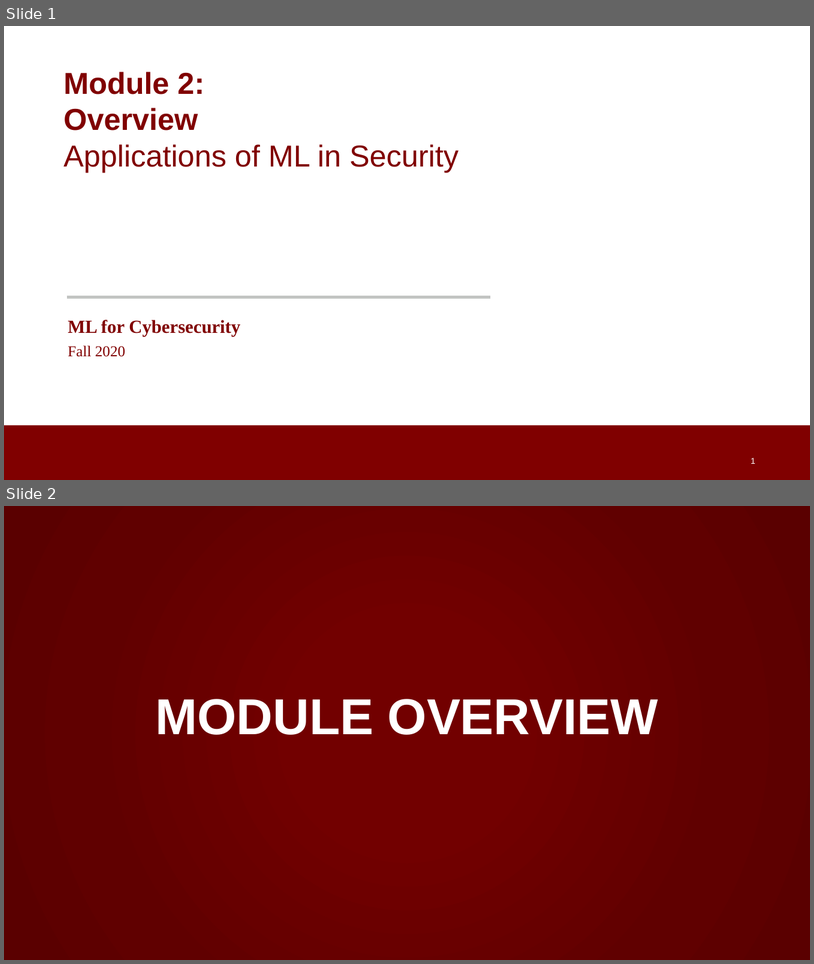
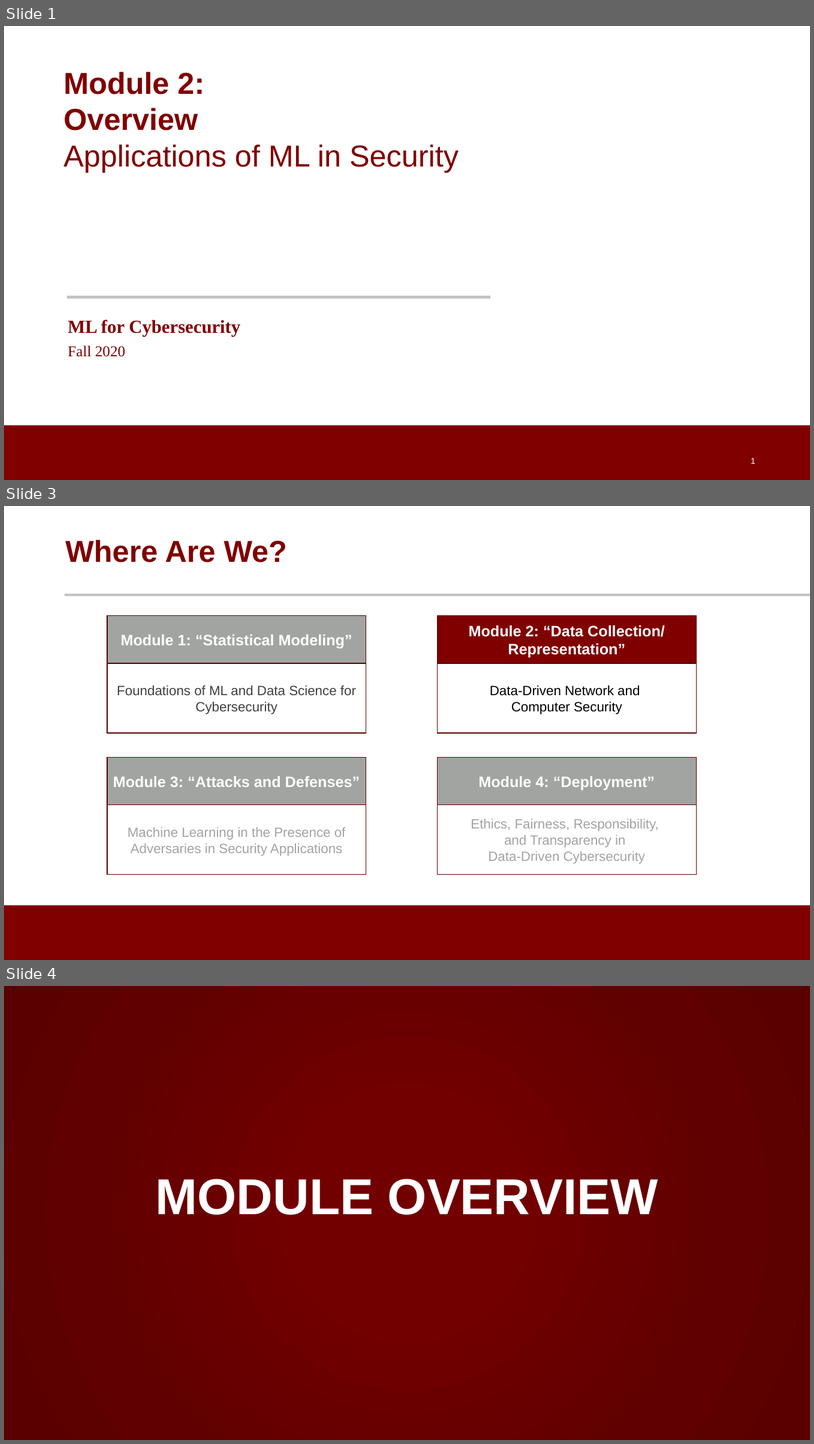
Before and after one commit to noise-lab/ML-Cybersecurity, a slide deck: module-2/ppt/2.0-introduction.pptx. Shown one above the other, each under a label of ours: slides 1 and 2 before the commit, slides 1, 3 and 4 after it; the slides between them are not shown. The pictures are 814x964 and 814x1444 pixels, drawn with LibreOffice and Linux fonts; fonts in the diff are those of the drawing; background and template pictures are left out. Boxes give left, top, right and bottom in pixels: in the first picture for what was removed or moved away, otherwise in the second. Text is boxed around its words. In the diff, an @@ line names an element or a change of style, - is before the commit and + after.

```diff
--- a/module-2/ppt/2.0-introduction.pptx
+++ b/module-2/ppt/2.0-introduction.pptx
@@ slide 3 added at (4, 506, 810, 960), background #FFFFFF; not listed: 1 template element that a slide beside it also shows @@
@@ title added at (65, 540, 287, 562), 36 pt, text #800000, bold @@
+Where Are We?
@@ line added from (65, 595) to (810, 595), #C2C4C2 3 pt @@
@@ rectangle added at (107, 615, 366, 663), fill #A1A4A1, outline #5F0000 1 pt, 18 pt, text #FFFFFF, bold @@
+Module 1: “Statistical Modeling”
@@ rectangle added at (438, 615, 696, 663), fill #800000, outline #5F0000 1 pt, 18 pt, text #FFFFFF, bold @@
+Module 2: “Data Collection/ Representation”
@@ rectangle added at (107, 663, 366, 733), fill #FFFFFF, outline #5F0000 1 pt, 16 pt, text #404040 @@
+Foundations of ML and Data Science for Cybersecurity
@@ rectangle added at (438, 663, 696, 733), fill #FFFFFF, outline #5F0000 1 pt, 16 pt, text #000000 @@
+Data-Driven Network and
+Computer Security
@@ rectangle added at (107, 757, 366, 805), fill #A1A4A1, outline #5F0000 1 pt, 18 pt, text #FFFFFF, bold @@
+Module 3: “Attacks and Defenses”
@@ rectangle added at (438, 757, 696, 805), fill #A1A4A1, outline #5F0000 1 pt, 18 pt, text #FFFFFF, bold @@
+Module 4: “Deployment”
@@ rectangle added at (107, 805, 366, 874), fill #FFFFFF, outline #5F0000 1 pt, 16 pt, text #A1A4A1 @@
+Machine Learning in the Presence of Adversaries in Security Applications
@@ rectangle added at (438, 805, 696, 874), fill #FFFFFF, outline #5F0000 1 pt, 16 pt, text #A1A4A1 @@
+Ethics, Fairness, Responsibility,
+and Transparency in
+Data-Driven Cybersecurity
@@ what was slide 2 is now slide 4 @@
```
Also in this commit, not shown: 1 other slide added, 5 other files.
